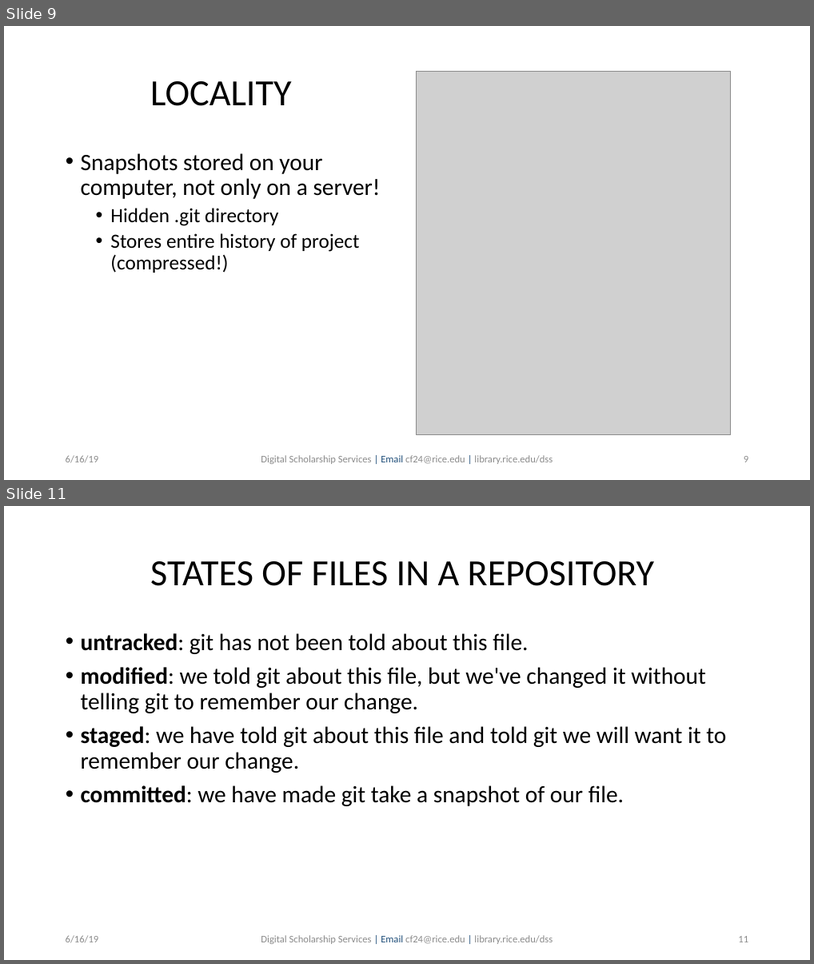
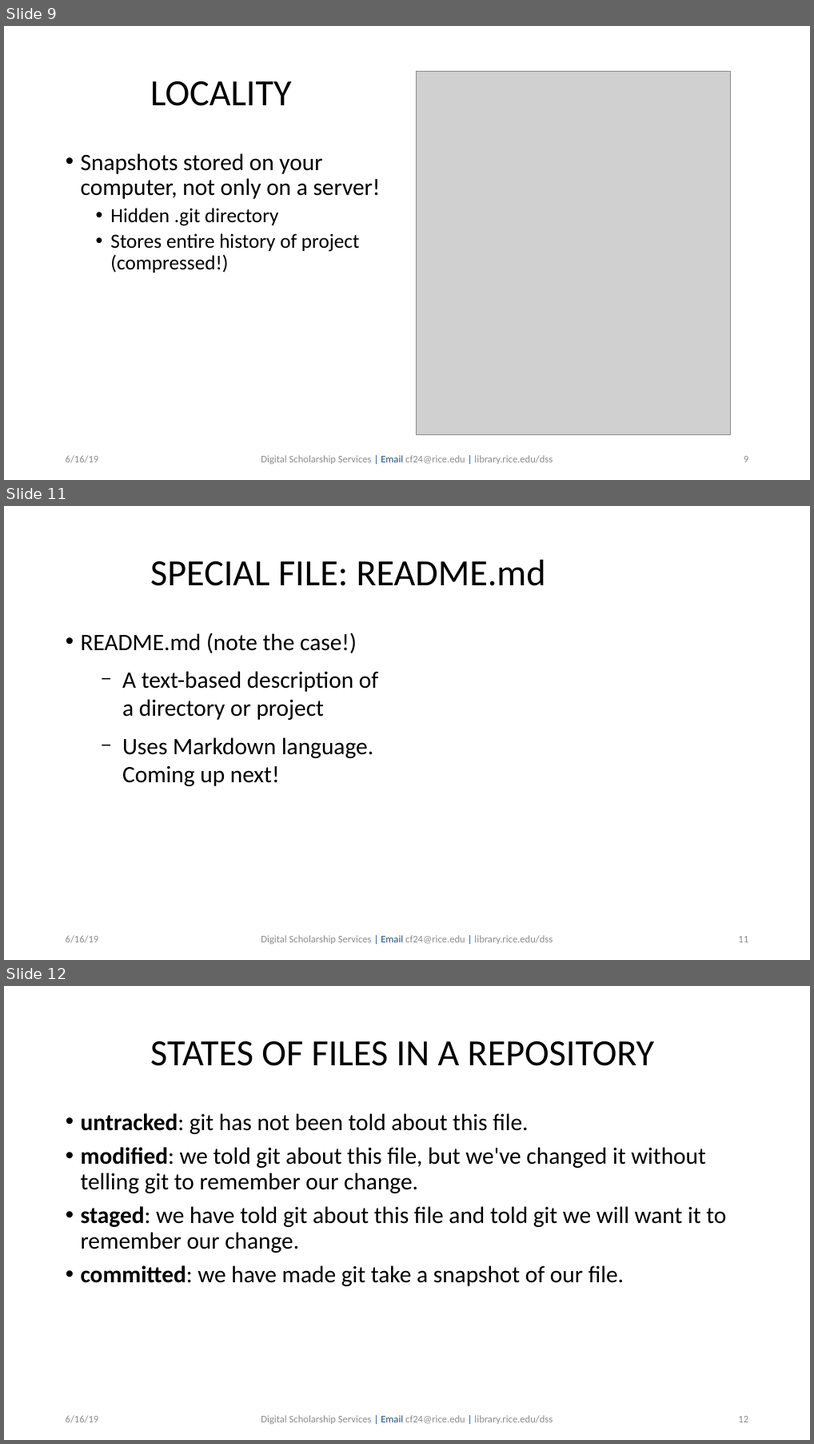
Before and after one commit to bakitybacon/rice-data-and-donuts, a slide deck: github/Introduction to Git & GitHub.pptx. Shown one above the other, each under a label of ours: slides 9 and 11 before the commit, slides 9, 11 and 12 after it; the slides between them are not shown. The pictures are 814x964 and 814x1444 pixels, drawn with LibreOffice and Linux fonts; fonts in the diff are those of the drawing; grey boxes stand for pictures; background and template pictures are left out. Boxes give left, top, right and bottom in pixels: in the first picture for what was removed or moved away, otherwise in the second. Text is boxed around its words. In the diff, an @@ line names an element or a change of style, - is before the commit and + after.

Commit message:
gitignore & readme

```diff
--- a/github/Introduction to Git & GitHub.pptx
+++ b/github/Introduction to Git & GitHub.pptx
@@ slide 11 added at (4, 506, 810, 960), background #FFFFFF @@
@@ text added at (150, 560, 546, 586), 44 pt, text #000000 @@
+SPECIAL FILE: README.md
@@ text added at (81, 632, 378, 786), 28 pt, text #000000 @@
+• README.md (note the case!)
+  − A text-based description of a directory or project
+  − Uses Markdown language. Coming up next!
@@ text added at (66, 935, 99, 943), 12 pt, text #8B8B8B @@
+6/16/19
@@ text added at (261, 935, 553, 944), 12 pt, text #8B8B8B @@
+Digital Scholarship Services | Email cf24@rice.edu | library.rice.edu/dss
@@ page number added at (738, 936, 749, 942), 12 pt, text #8B8B8B @@
+11
@@ what was slide 11 is now slide 12 @@
@@ page number at (738, 1416, 749, 1422): text changed @@
-11
+12
```
Also in this commit, not shown: 1 slide changed, 1 other file.
